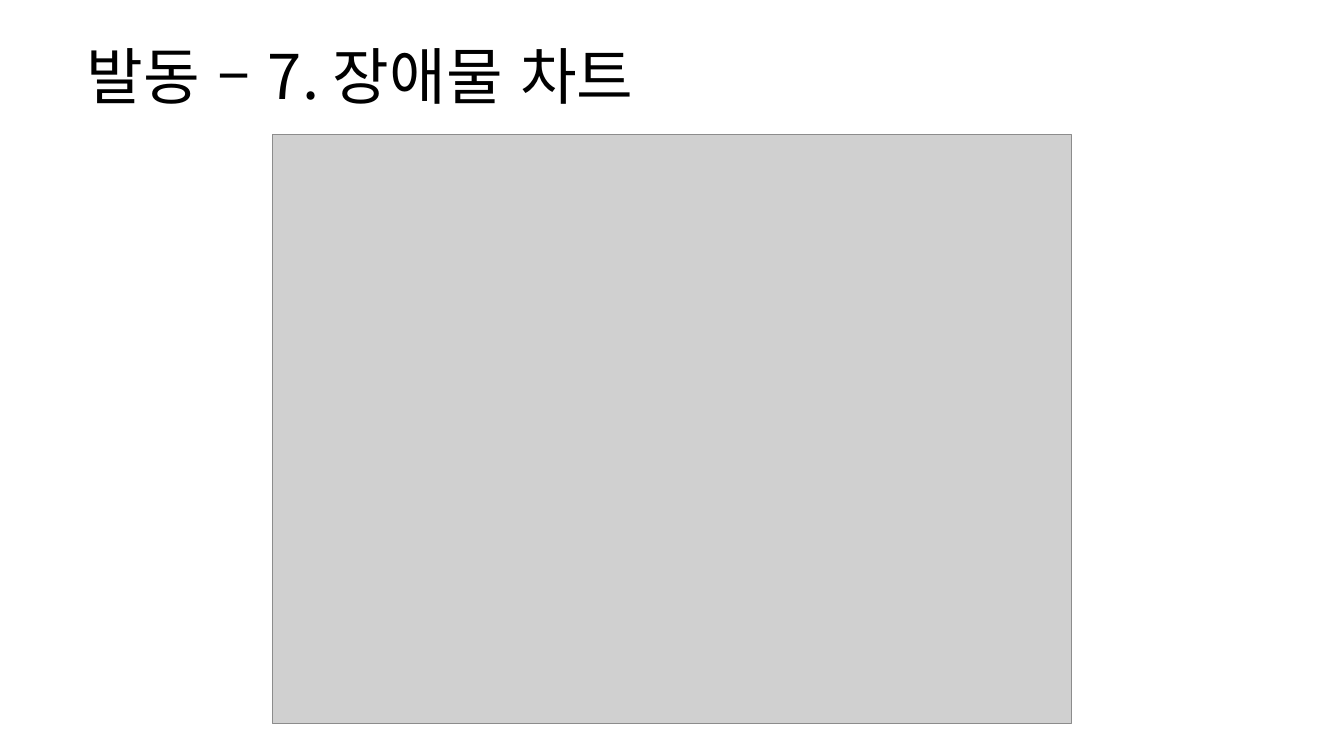
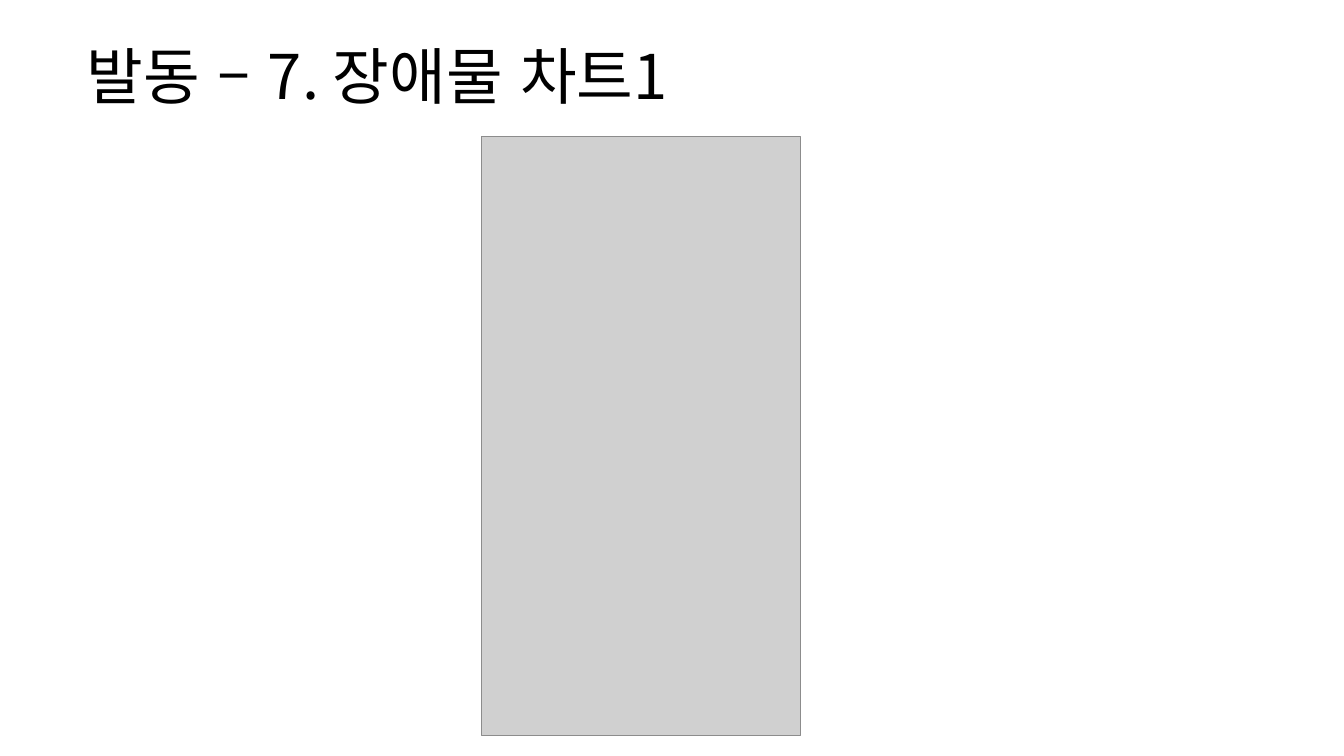
Before and after one commit to yjk0401/unityenginebasic_9th, a slide deck: slide 36 of 기획/방랑엽사전/스킬 시스템 기획서.pptx. Drawn at 1344x756 pixels with LibreOffice and Linux fonts; fonts in the diff are those of the drawing; grey boxes stand for pictures. Boxes give left, top, right and bottom in pixels: in the first picture for what was removed or moved away, otherwise in the second. Text is boxed around its words. In the diff, an @@ line names an element or a change of style, - is before the commit and + after.

```diff
--- a/기획/방랑엽사전/스킬 시스템 기획서.pptx
+++ b/기획/방랑엽사전/스킬 시스템 기획서.pptx
@@ text at (87, 48, 668, 104): text changed @@
-발동 – 7. 장애물 차트
+발동 – 7. 장애물 차트1
@@ picture removed at (272, 135, 1072, 724) @@
@@ picture added at (482, 136, 801, 736) @@
```
Also in this commit, not shown: 1 other slide changed, 3 slides added, 5 other files.
